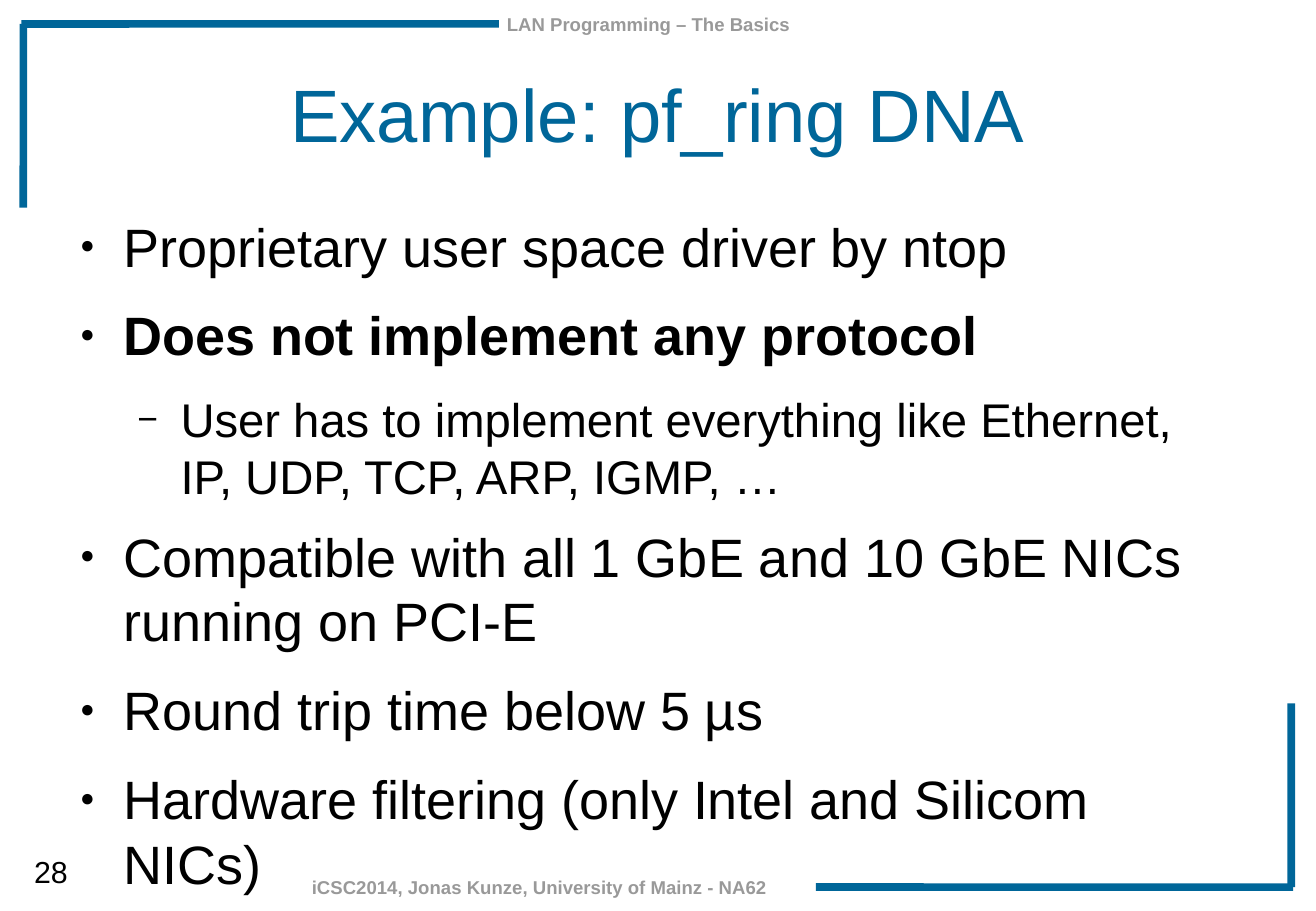
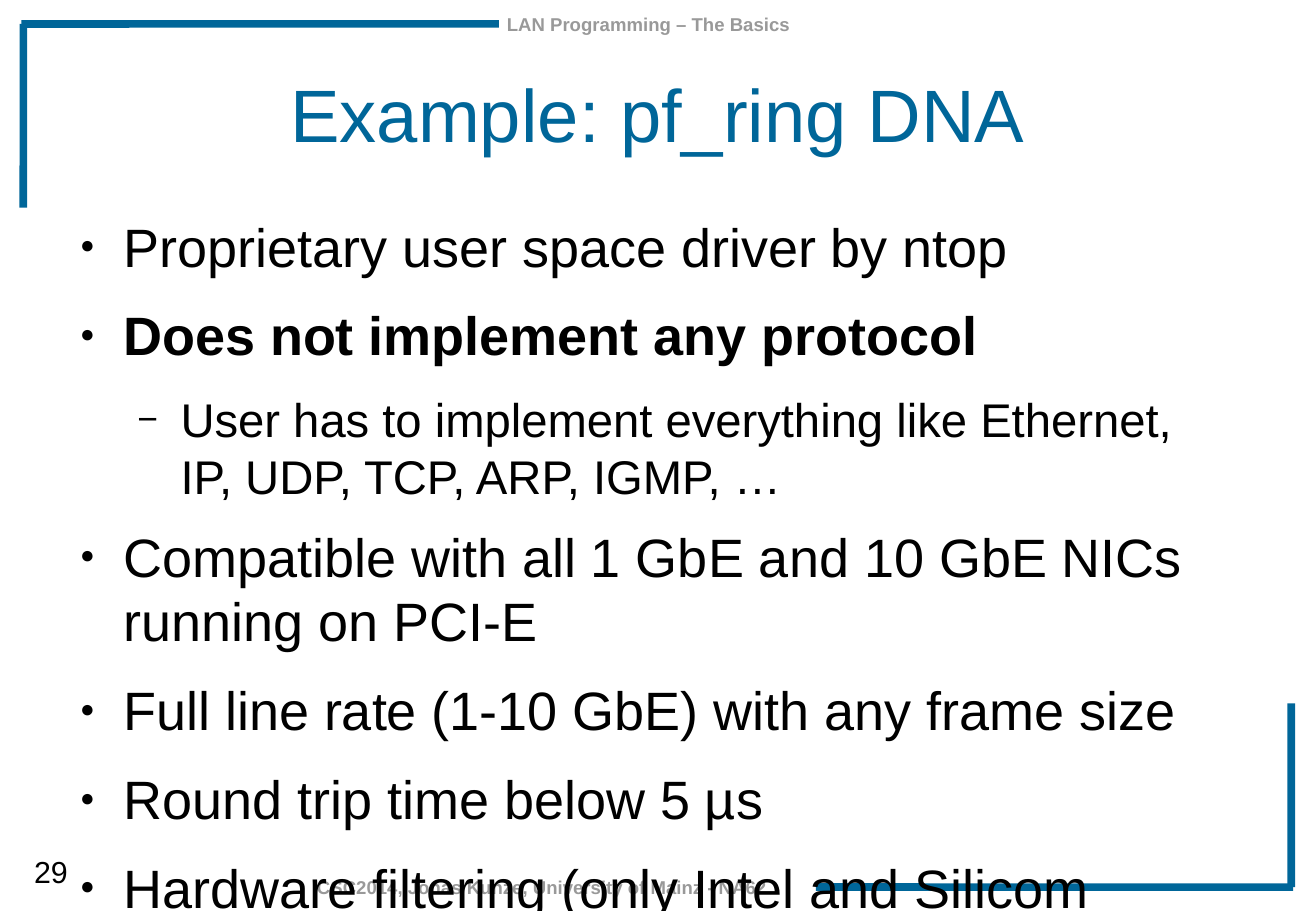
Before and after one commit to JonasKunze/icsc2014, a slide deck: slide 29 of iCSC-2014-LAN_Programming_Basics.odp (slide 28 before the commit). Drawn at 1316x911 pixels with LibreOffice and Linux fonts; fonts in the diff are those of the drawing; background and template pictures are left out. Boxes give left, top, right and bottom in pixels: in the first picture for what was removed or moved away, otherwise in the second. Text is boxed around its words. In the diff, an @@ line names an element or a change of style, - is before the commit and + after.

```diff
--- a/iCSC-2014-LAN_Programming_Basics.odp
+++ b/iCSC-2014-LAN_Programming_Basics.odp
@@ text at (123, 691, 1176, 740): paragraph added @@
+● Full line rate (1-10 GbE) with any frame size
@@ page number at (34, 861, 68, 884): text changed @@
-28
+29
```
Also in this commit, not shown: 6 other slides changed, 4 slides added, 1 slide removed.
